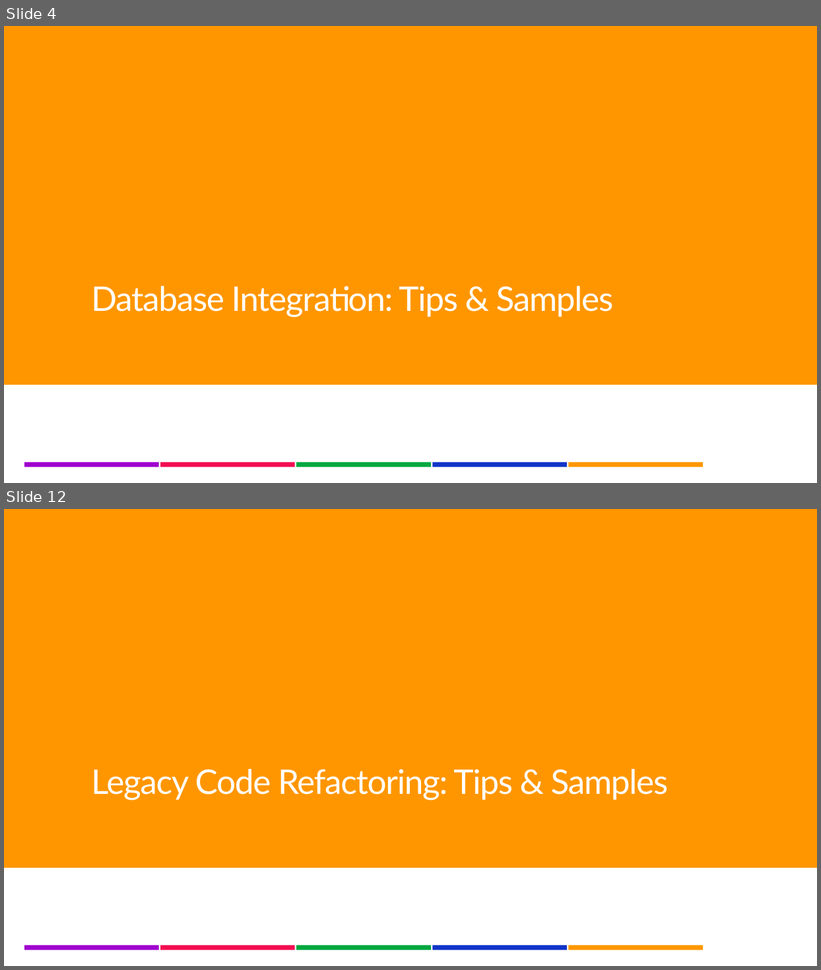
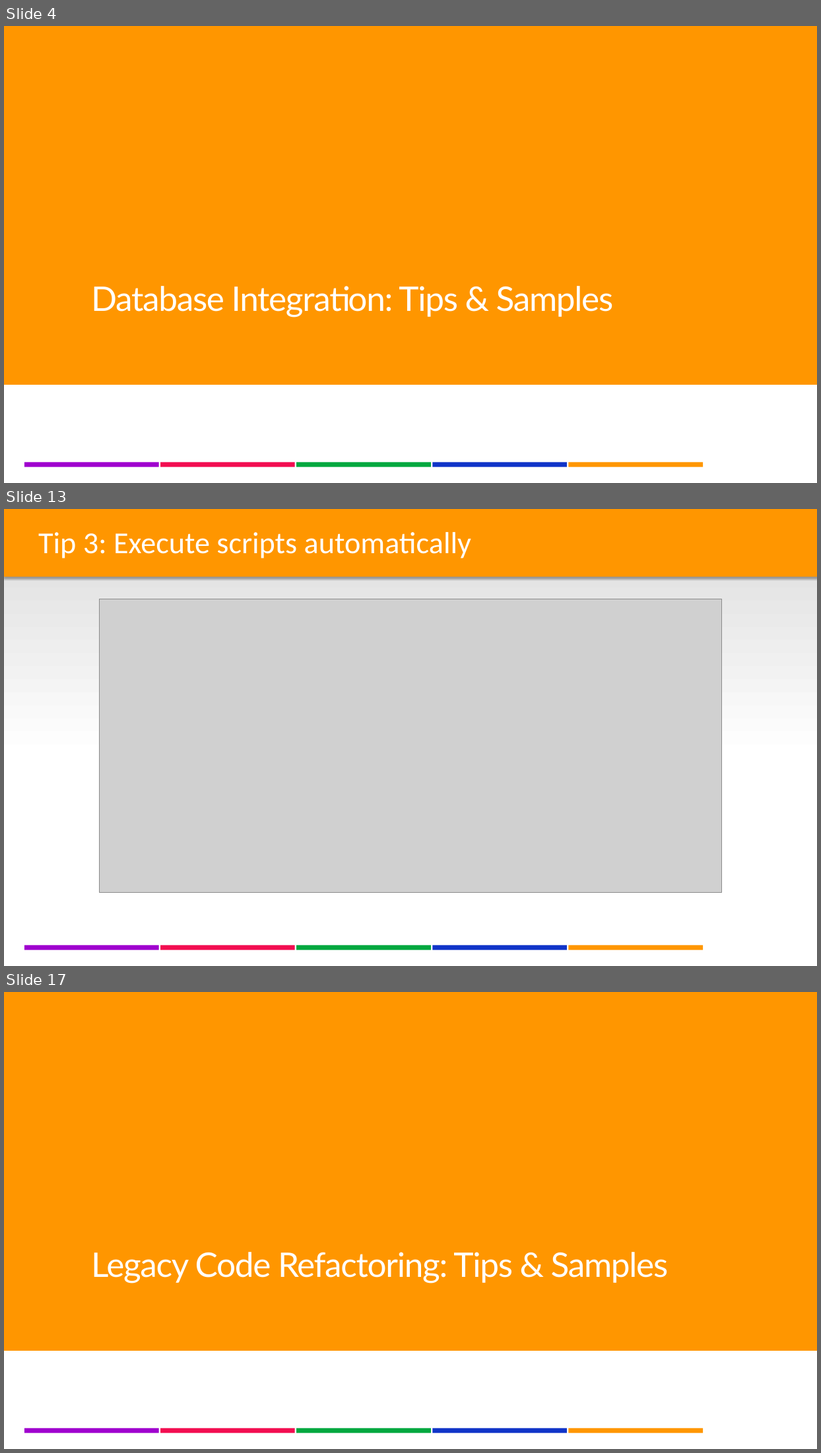
Before and after one commit to lgoldin/TestOrientedDevelopment, a slide deck: DesigningTestableApplications - Part II - DB Integration & Legacy Code.pptx. Shown one above the other, each under a label of ours: slides 4 and 12 before the commit, slides 4, 13 and 17 after it; the slides between them are not shown. The pictures are 821x970 and 821x1453 pixels, drawn with LibreOffice and Linux fonts; fonts in the diff are those of the drawing; grey boxes stand for pictures; background and template pictures are left out. Boxes give left, top, right and bottom in pixels: in the first picture for what was removed or moved away, otherwise in the second. Text is boxed around its words. In the diff, an @@ line names an element or a change of style, - is before the commit and + after.

```diff
--- a/DesigningTestableApplications - Part II - DB Integration & Legacy Code.pptx
+++ b/DesigningTestableApplications - Part II - DB Integration & Legacy Code.pptx
@@ slide 13 added at box(4, 509, 817, 966), background #FFFFFF; not listed: 6 template elements that a slide beside it also shows @@
@@ rectangle added at box(4, 509, 817, 802), fill gradient #CB8CF4 to #D9D9D9 to #FFFFFF @@
@@ rectangle added at box(4, 509, 817, 577), fill #FF9600 @@
@@ text added at box(38, 532, 471, 559), 36 pt, text #FFFFFF @@
+Tip 3: Execute scripts automatically
@@ picture added at box(100, 599, 722, 892) @@
@@ what was slide 12 is now slide 17 @@
```
Also in this commit, not shown: 6 slides changed, 5 other slides added, 1 slide removed.
